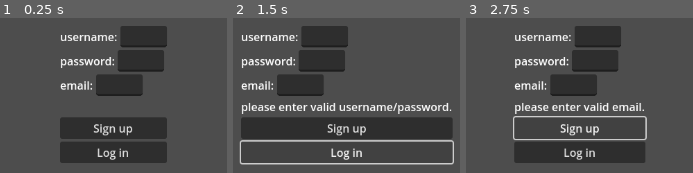
Above: before the commit, frames 1-3 (left to right).
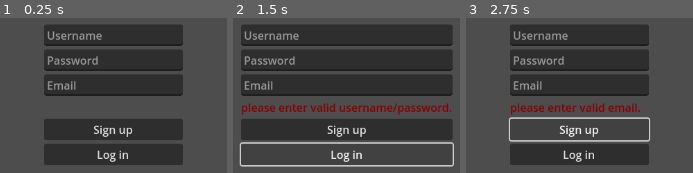
Above: after the commit, the same moments.

Repository: SHyun1999/GodotFrontendTest
Game: Godot game, scene res://signup.tscn
The game is run twice, just before and just after one commit, with the same random seed, the same clock (stepped at 60 frames per second) and the same inputs.
Inputs:
- Up to frame 1 (0.25 s): no input
- Up to frame 2 (1.5 s): click "Sign up" at 0.5 s; click "Log in" at 1.25 s
- Up to frame 3 (2.75 s): click "Sign up" at 2 s

The runs differ from the first frame. In frame 1, 22% of the frame differs, in the area x 19-81%, y 4-95%; in frame 2, 39%, in the area x 3-98%, y 4-97%; in frame 3, 24%.

Commit message:
add user scene

Diff:
--- a/project.godot
+++ b/project.godot
@@ -15,6 +15,10 @@
 config/features=PackedStringArray("4.2", "GL Compatibility")
 config/icon="res://icon.svg"
 
+[autoload]
+
+UserData="*res://userdata.gd"
+
 [rendering]
 
 renderer/rendering_method="gl_compatibility"
--- a/signup.gd
+++ b/signup.gd
@@ -1,12 +1,14 @@
 extends Control
 
 
-@onready var username: LineEdit = $VBoxContainer/HBoxContainer/Username
-@onready var pwd: LineEdit = $VBoxContainer/HBoxContainer2/Pwd
-@onready var email: LineEdit = $VBoxContainer/HBoxContainer3/Email
+@onready var username: LineEdit = $VBoxContainer/Username
+@onready var pwd: LineEdit = $VBoxContainer/Pwd
+@onready var email: LineEdit = $VBoxContainer/Email
 @onready var message_label: Label = $VBoxContainer/MessageLabel
 @onready var signup_request: HTTPRequest = $SignupRequest
 @onready var login_request: HTTPRequest = $LoginRequest
+
+@export var user_scene: PackedScene
 
 
 func is_valid_email(s: String) -> bool:
@@ -19,8 +21,9 @@
 	pwd.clear()
 
 
-func _on_button_pressed() -> void:
+func _on_signup_button_pressed() -> void:
 	if not is_valid_email(email.text):
+		message_label.set("theme_override_colors/font_color", Color.DARK_RED)
 		message_label.text = 'please enter valid email.'
 		return
 
@@ -32,7 +35,6 @@
 		}
 	)
 
-
 	signup_request.request('http://127.0.0.1:8080/auth/',
 		[],
 		HTTPClient.METHOD_POST, body)
@@ -40,11 +42,12 @@
 
 func _on_login_button_pressed() -> void:
 	if username.text.is_empty() or pwd.text.is_empty():
+		message_label.set("theme_override_colors/font_color", Color.DARK_RED)
 		message_label.text = 'please enter valid username/password.'
 		return
 
-	var headers = ["Content-Type: application/x-www-form-urlencoded", "Accept: application/json"]
-	var form_data = "username={username}&password={password}"\
+	var headers: Array[String] = ["Content-Type: application/x-www-form-urlencoded", "Accept: application/json"]
+	var form_data: String = "username={username}&password={password}"\
 		.format({
 			"username": username.text,
 			"password": pwd.text})
@@ -58,6 +61,7 @@
 	clear_fields()
 
 	if response_code == 200:
+		message_label.set("theme_override_colors/font_color", Color.WEB_GREEN)
 		message_label.text = 'account created'
 
 
@@ -65,8 +69,8 @@
 	clear_fields()
 
 	if response_code == 200:
-		var data: String = body.get_string_from_utf8()
-		var thingy = JSON.parse_string(data)
-		message_label.text = thingy['access_token'] + '\n you are logged in!'
+		var json = JSON.parse_string(body.get_string_from_utf8())
+		UserData.TOKEN = json['access_token']
+		get_tree().change_scene_to_packed(user_scene)
 	else:
 		message_label.text = 'access denied!'
--- a/signup.tscn
+++ b/signup.tscn
@@ -1,6 +1,7 @@
-[gd_scene load_steps=2 format=3 uid="uid://nsqth8rhhj6e"]
+[gd_scene load_steps=3 format=3 uid="uid://nsqth8rhhj6e"]
 
 [ext_resource type="Script" path="res://signup.gd" id="1_0gnc0"]
+[ext_resource type="PackedScene" uid="uid://cfydp0xeq6sdl" path="res://user.tscn" id="2_3887k"]
 
 [node name="Control" type="Control"]
 layout_mode = 3
@@ -10,6 +11,7 @@
 grow_horizontal = 2
 grow_vertical = 2
 script = ExtResource("1_0gnc0")
+user_scene = ExtResource("2_3887k")
 
 [node name="VBoxContainer" type="VBoxContainer" parent="."]
 layout_mode = 1
@@ -18,44 +20,30 @@
 anchor_top = 0.5
 anchor_right = 0.5
 anchor_bottom = 0.5
-offset_left = -20.0
-offset_top = -20.0
-offset_right = 20.0
-offset_bottom = 20.0
+offset_left = -100.0
+offset_top = -99.0
+offset_right = 100.0
+offset_bottom = 99.0
 grow_horizontal = 2
 grow_vertical = 2
+theme_override_constants/separation = 5
 
-[node name="HBoxContainer" type="HBoxContainer" parent="VBoxContainer"]
+[node name="Username" type="LineEdit" parent="VBoxContainer"]
+custom_minimum_size = Vector2(200, 0)
 layout_mode = 2
+placeholder_text = "Username"
 
-[node name="Label" type="Label" parent="VBoxContainer/HBoxContainer"]
+[node name="Pwd" type="LineEdit" parent="VBoxContainer"]
+custom_minimum_size = Vector2(200, 0)
 layout_mode = 2
-text = "username:"
-
-[node name="Username" type="LineEdit" parent="VBoxContainer/HBoxContainer"]
-layout_mode = 2
-
-[node name="HBoxContainer2" type="HBoxContainer" parent="VBoxContainer"]
-layout_mode = 2
-
-[node name="Label" type="Label" parent="VBoxContainer/HBoxContainer2"]
-layout_mode = 2
-text = "password:"
-
-[node name="Pwd" type="LineEdit" parent="VBoxContainer/HBoxContainer2"]
-layout_mode = 2
+placeholder_text = "Password"
 secret = true
 
-[node name="HBoxContainer3" type="HBoxContainer" parent="VBoxContainer"]
-layout_mode = 2
-
-[node name="Label" type="Label" parent="VBoxContainer/HBoxContainer3"]
-layout_mode = 2
-text = "email:"
-
-[node name="Email" type="LineEdit" parent="VBoxContainer/HBoxContainer3"]
+[node name="Email" type="LineEdit" parent="VBoxContainer"]
+custom_minimum_size = Vector2(200, 0)
 layout_mode = 2
 size_flags_vertical = 0
+placeholder_text = "Email"
 
 [node name="MessageLabel" type="Label" parent="VBoxContainer"]
 layout_mode = 2
@@ -73,7 +61,7 @@
 
 [node name="LoginRequest" type="HTTPRequest" parent="."]
 
-[connection signal="pressed" from="VBoxContainer/SignUpButton" to="." method="_on_button_pressed"]
+[connection signal="pressed" from="VBoxContainer/SignUpButton" to="." method="_on_signup_button_pressed"]
 [connection signal="pressed" from="VBoxContainer/LoginButton" to="." method="_on_login_button_pressed"]
 [connection signal="request_completed" from="SignupRequest" to="." method="_on_signup_http_request_completed"]
 [connection signal="request_completed" from="LoginRequest" to="." method="_on_login_http_request_completed"]
--- /dev/null
+++ b/user.gd
@@ -0,0 +1,21 @@
+extends Control
+
+
+@onready var info: RichTextLabel = $VBoxContainer/Info
+@onready var details_request: HTTPRequest = $DetailsRequest
+
+
+func _ready() -> void:
+	var headers: Array[String] = ["Authorization: Bearer {token}".format({'token': UserData.TOKEN})]
+
+	details_request.request("http://127.0.0.1:8080/users/",
+		headers,
+		HTTPClient.METHOD_GET, '')
+
+
+func _on_details_request_completed(result: int, response_code: int, headers: PackedStringArray, body: PackedByteArray) -> void:
+	var json = JSON.parse_string(body.get_string_from_utf8())
+	info.text = str(json['id']) + \
+		'\n' + json['email'] + \
+		'\n' + json['username'] + \
+		'\n' + json['hashed_password']
--- /dev/null
+++ b/user.tscn
@@ -0,0 +1,36 @@
+[gd_scene load_steps=2 format=3 uid="uid://cfydp0xeq6sdl"]
+
+[ext_resource type="Script" path="res://user.gd" id="1_hifij"]
+
+[node name="Control" type="Control"]
+layout_mode = 3
+anchors_preset = 15
+anchor_right = 1.0
+anchor_bottom = 1.0
+grow_horizontal = 2
+grow_vertical = 2
+size_flags_horizontal = 4
+size_flags_vertical = 4
+script = ExtResource("1_hifij")
+
+[node name="VBoxContainer" type="VBoxContainer" parent="."]
+layout_mode = 1
+anchors_preset = 8
+anchor_left = 0.5
+anchor_top = 0.5
+anchor_right = 0.5
+anchor_bottom = 0.5
+offset_left = -45.5
+offset_top = -20.0
+offset_right = 45.5
+offset_bottom = 20.0
+grow_horizontal = 2
+grow_vertical = 2
+
+[node name="Info" type="RichTextLabel" parent="VBoxContainer"]
+custom_minimum_size = Vector2(300, 350)
+layout_mode = 2
+
+[node name="DetailsRequest" type="HTTPRequest" parent="."]
+
+[connection signal="request_completed" from="DetailsRequest" to="." method="_on_details_request_completed"]
--- /dev/null
+++ b/userdata.gd
@@ -0,0 +1,3 @@
+extends  Node
+
+var TOKEN: String
